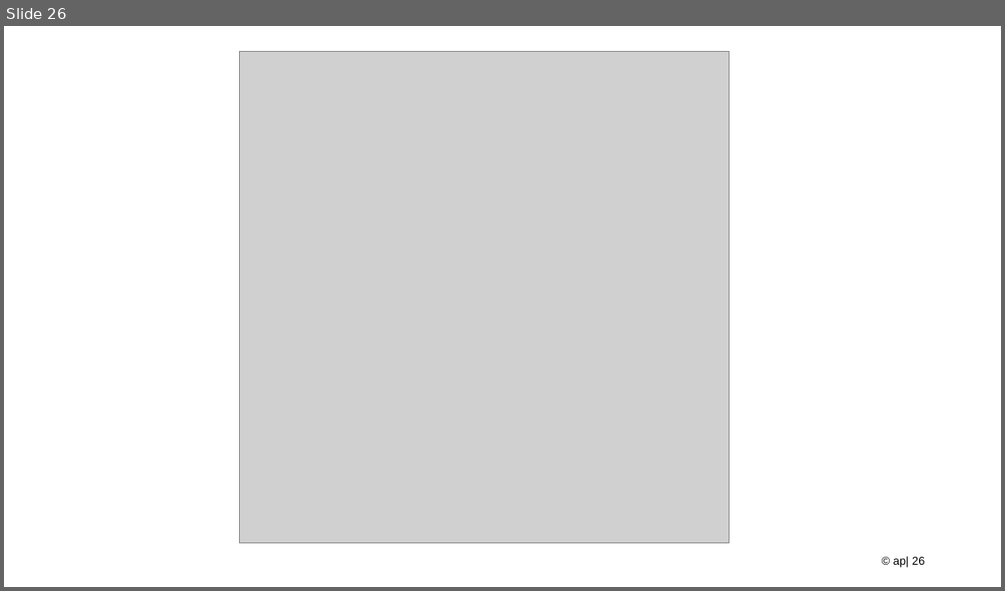
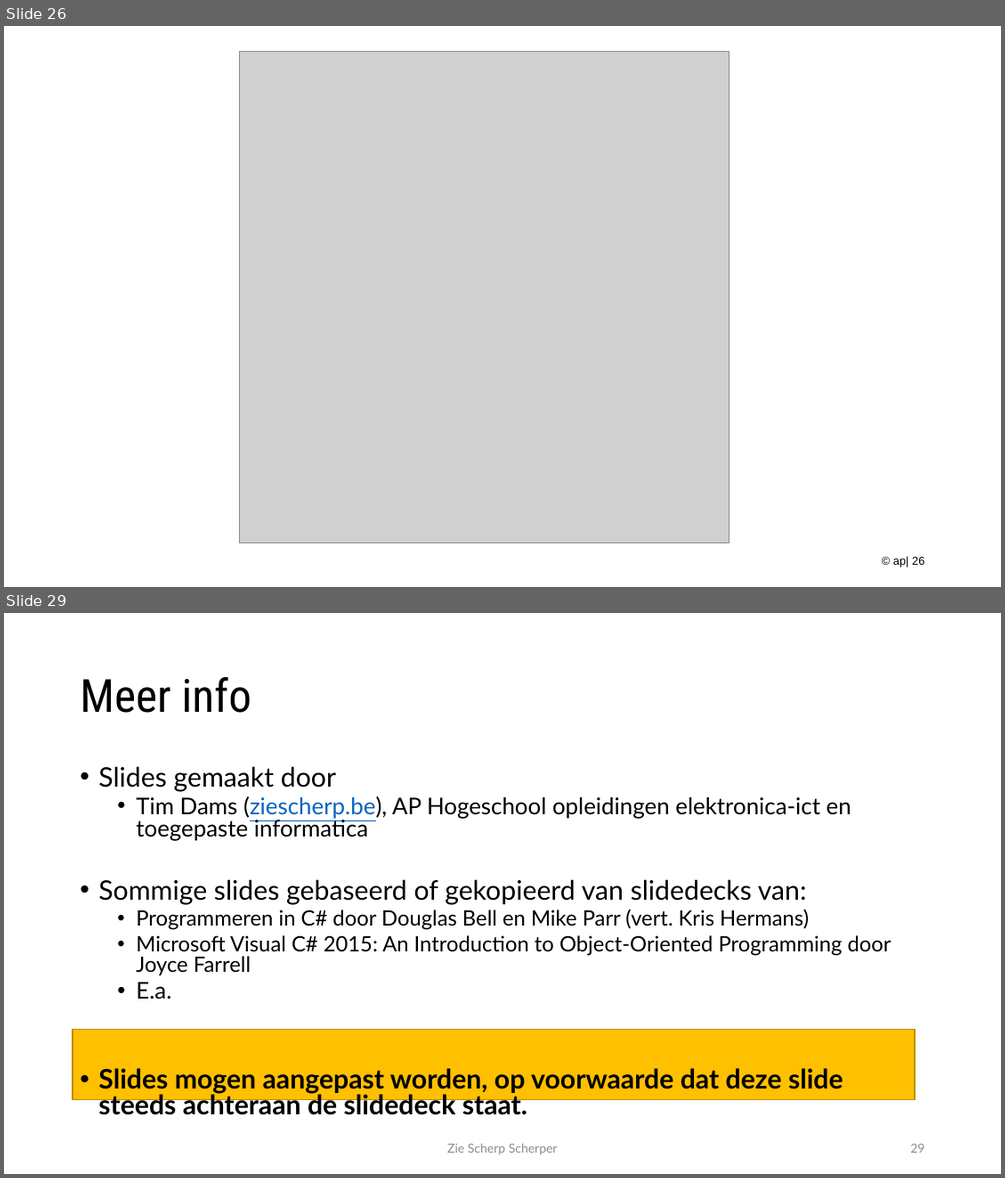
Before and after one commit to timdams/ziescherpscherper_gitbook, a slide deck: _SLIDES/2020_DEEL2/H9-Interfaces/les12_interfaces_deel1.pptx. Shown one above the other, each under a label of ours: slide 26 before the commit, slides 26 and 29 after it; the slides between them are not shown. The pictures are 1005x591 and 1005x1178 pixels, drawn with LibreOffice and Linux fonts; fonts in the diff are those of the drawing; grey boxes stand for pictures; background and template pictures are left out. Boxes give left, top, right and bottom in pixels: in the first picture for what was removed or moved away, otherwise in the second. Text is boxed around its words. In the diff, an @@ line names an element or a change of style, - is before the commit and + after.

```diff
--- a/_SLIDES/2020_DEEL2/H9-Interfaces/les12_interfaces_deel1.pptx
+++ b/_SLIDES/2020_DEEL2/H9-Interfaces/les12_interfaces_deel1.pptx
@@ slide 29 added at [4, 613, 1001, 1174], background #FFFFFF @@
@@ title added at [80, 677, 252, 713], 44 pt, text #000000 @@
+Meer info
@@ text added at [98, 766, 891, 1119], 25.9 pt, text #000000 @@
+• Slides gemaakt door
+  • Tim Dams (ziescherp.be), AP Hogeschool opleidingen elektronica-ict en toegepaste informatica
+• Sommige slides gebaseerd of gekopieerd van slidedecks van:
+  • Programmeren in C# door Douglas Bell en Mike Parr (vert. Kris Hermans)
+  • Microsoft Visual C# 2015: An Introduction to Object-Oriented Programming door Joyce Farrell
+  • E.a.
+• Slides mogen aangepast worden, op voorwaarde dat deze slide steeds achteraan de slidedeck staat.
@@ rectangle added at [73, 1029, 914, 1099], fill #FFC000, outline #BD8E00 1 pt @@
@@ text added at [447, 1143, 558, 1154], 12 pt, text #8C8C8C @@
+Zie Scherp Scherper
@@ page number added at [910, 1143, 924, 1152], 12 pt, text #8C8C8C @@
+29
```
Also in this commit, not shown: 38 other files.
